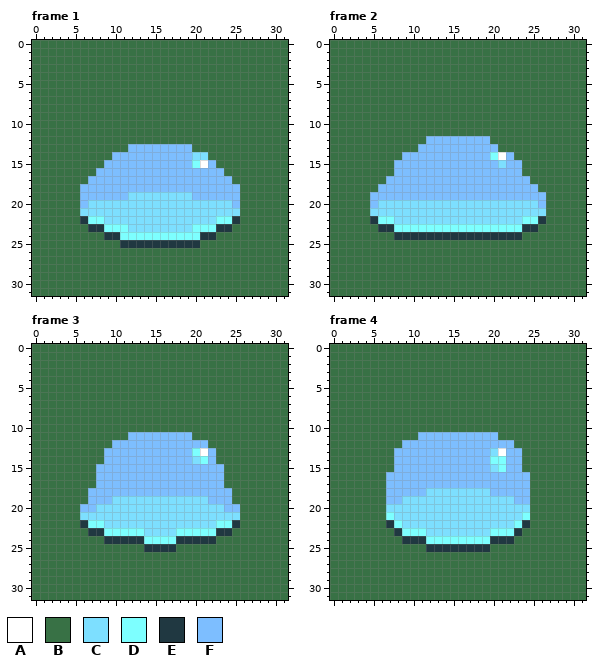
Two versions of one animated GIF sprite, workfiles/topdownshooter/blob/spr_blob_walk.gif. That is the earlier state.
The file is 128x128 pixels, drawn in blocks of 4x4; one block is one cell here. Shown: frame 1, frame 2, frame 3, frame 4. The commit also changed other frames, which this record leaves out.
Palette (. is transparent): A #ffffff  B #387145  C #7ddfff  D #7dffff  E #203841  F #7dbeff
Once edited:
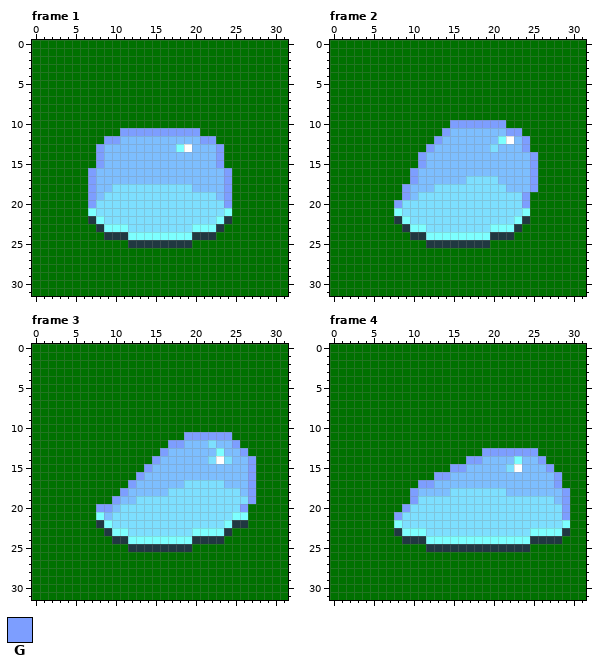
Colours new in this view: G #7d9eff
Message: Added blob animation tests
Diff:
colour B: #387145 -> #007100
Frame 1:
y 11: x 11..20 BBBBBBBBBB -> GGGGGGGGGG
y 12: x 9..22 BBBBBBBBBBBBBB -> GGFFFFFFFFFFGG
y 13: x 8..11 BBBB -> GFFF; x 18..23 FFBBBB -> DAFFFG
y 14: x 8..9 BB -> GF; x 20..23 CCBB -> FFFG
y 15: x 8 B -> G; x 20..21 DA -> FF; x 23 B -> G
y 16: x 7 B -> G; x 24 B -> G
y 17: x 7 F -> G; x 24 F -> G
y 18: x 6..7 FF -> BG; x 10..19 FFFFFFFFFF -> CCCCCCCCCC; x 24..25 FF -> GB
y 19: x 6..7 FF -> BG; x 9..11 FFF -> CCC; x 20..22 FFF -> CCC; x 24..25 FF -> GB
y 20: x 6..7 FC -> BG; x 24..25 CF -> GB
y 21: x 6..7 CC -> BD; x 24..25 CC -> DB
y 22: x 6..7 ED -> BE; x 24..25 DE -> EB
y 23: x 7 E -> B; x 24 E -> B
y 24: x 11 D -> E; x 20 D -> E
y 25: x 11 E -> B; x 20 E -> B
Frame 2:
y 10: x 15..21 BBBBBBB -> GGGGGGG
y 11: x 14..23 BBBBBBBBBB -> GFFFFFFFGG
y 12: x 12..13 FF -> BG; x 20..24 BBBBB -> FDAFG
y 13: x 11..12 FF -> BG; x 20..24 FBBBB -> CFFFG
y 14: x 9..11 FFF -> BBG; x 20..21 DA -> FF; x 23..25 BBB -> FFG
y 15: x 8..11 FFFF -> BBBG; x 21 C -> F; x 24..25 BB -> FG
y 16: x 8..10 FFF -> BBG; x 24..25 BB -> FG
y 17: x 7..10 FFFF -> BBBG; x 17..20 FFFF -> CCCC; x 25 B -> G
y 18: x 6..9 FFFF -> BBBG; x 13..21 FFFFFFFFF -> CCCCCCCCC; x 25 F -> G
y 19: x 5..9 FFFFF -> BBBBG; x 11..26 FFFFFFFFFFFFFFFF -> CCCCCCCCCCCCCGBB
y 20: x 5..8 FCCC -> BBBG; x 24..26 CCF -> GBB
y 21: x 5..8 CCCC -> BBBD; x 24..26 CCC -> DBB
y 22: x 5..9 EDDCC -> BBBED; x 23..26 CDDE -> DEBB
y 23: x 6..9 EEDD -> BBBE; x 12..19 DDDDDDDD -> CCCCCCCC; x 23..25 DEE -> EBB
y 24: x 8..9 EE -> BB; x 12..19 EEEEEEEE -> DDDDDDDD; x 23 E -> B
y 25: x 12..19 BBBBBBBB -> EEEEEEEE
Frame 3:
y 11: x 12..24 FFFFFFFFBBBBB -> BBBBBBBGGGGGG
y 12: x 10..18 FFFFFFFFF -> BBBBBBBGG; x 22..25 BBBB -> CFFG
y 13: x 9..16 FFFFFFFF -> BBBBBBBG; x 20..21 DA -> FF; x 23..26 BBBB -> DFFG
y 14: x 9..15 FFFFFFF -> BBBBBBG; x 20..27 CDFBBBBB -> FFCACFFG
y 15: x 8..14 FFFFFFF -> BBBBBBG; x 24..27 BBBB -> FFFG
y 16: x 8..13 FFFFFF -> BBBBBG; x 24..27 BBBB -> FFFG
y 17: x 8..12 FFFFF -> BBBBG; x 19..27 FFFFFBBBB -> CCCCCFFFG
y 18: x 7..11 FFFFF -> BBBBG; x 17..27 FFFFFFFFBBB -> CCCCCCCCCFG
y 19: x 7..12 FFFCCC -> BBBGFF; x 22..27 FFFBBB -> CCCCCG
y 20: x 6..10 FFCCC -> BBGGF; x 24..26 FFB -> CCG
y 21: x 6..9 CCCC -> BBDF; x 25..26 CB -> DD
y 22: x 6..9 EDDC -> BBED; x 23 D -> C; x 26 B -> E
y 23: x 7..9 EED -> BBE; x 12..13 DD -> CC; x 18..19 DD -> CC; x 23 E -> D
y 24: x 9 E -> B; x 12..13 EE -> DD; x 18..19 EE -> DD; x 23 B -> E
y 25: x 12..13 BB -> EE; x 18..19 BB -> EE
Frame 4:
y 11: x 11..20 FFFFFFFFFF -> BBBBBBBBBB
y 12: x 9..22 FFFFFFFFFFFFFF -> BBBBBBBBBBBBBB
y 13: x 8..25 FFFFFFFFFFFFCAFFBB -> BBBBBBBBBBBGGGGGGG
y 14: x 8..18 FFFFFFFFFFF -> BBBBBBBBBGG; x 20..21 DD -> FF; x 23..26 FBBB -> DFFG
y 15: x 8..16 FFFFFFFFF -> BBBBBBBGG; x 20..27 CDFFBBBB -> FFCAFFFG
y 16: x 7..14 FFFFFFFF -> BBBBBBGG; x 25..28 BBBB -> FFFG
y 17: x 7..12 FFFFFF -> BBBBGG; x 25..28 BBBB -> FFFG
y 18: x 7..10 FFFF -> BBBG; x 12..14 CCC -> FFF; x 20..21 FF -> CC; x 25..29 BBBBB -> FFFFG
y 19: x 7..10 FFCC -> BBBG; x 23..29 FFBBBBB -> CCCCCFG
y 20: x 7..9 CCC -> BBG; x 25..29 BBBBB -> CCCCG
y 21: x 7..8 DC -> BG; x 24..29 DBBBBB -> CCCCCG
y 22: x 7 E -> B; x 23..29 DEBBBBB -> CCCCCCD
y 23: x 20..29 DDDEBBBBBB -> CCCCCDDDDE
y 24: x 20..28 EEEBBBBBB -> DDDDDEEEE
y 25: x 20..24 BBBBB -> EEEEE
Pixel boxes of the changes (left, top, right, bottom) in both pictures:
changed: (32, 40, 288, 296)
changed: (330, 40, 586, 296)
changed: (32, 344, 288, 600)
changed: (330, 344, 586, 600)
